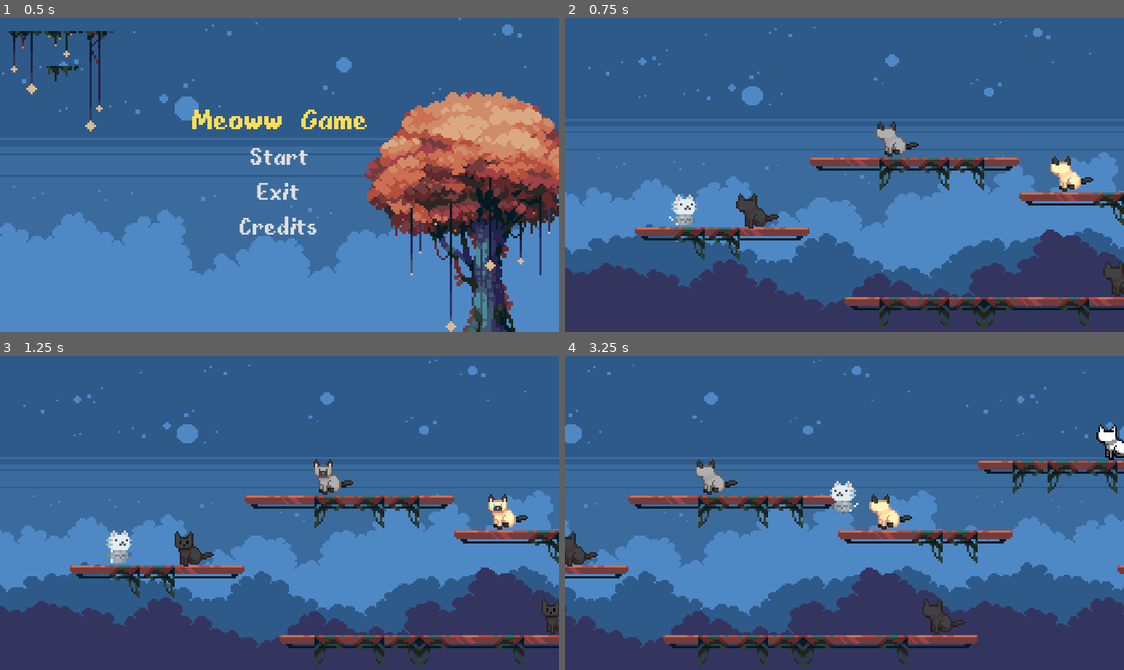
Above: before the commit, frames 1-4 (two rows, left to right).
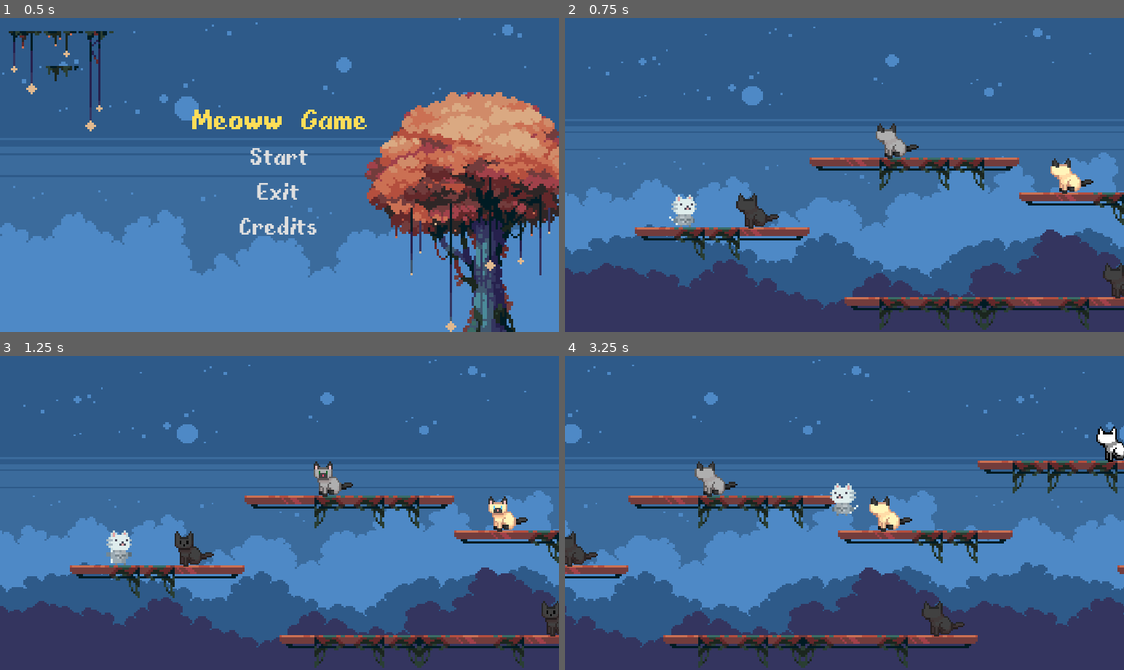
Above: after the commit, the same moments.

Repository: Cataaa0/Jueguito-Meowww
Game: Godot game, scene res://ui/main_menu.tscn
Two runs of this game, one before a commit and one after it. Both use one fixed random seed, a clock stepped at 60 frames per second and the inputs below.
Inputs:
- Up to frame 1 (0.5 s): no input
- Up to frame 2 (0.75 s): click "Start" at 0.5 s
- Up to frame 3 (1.25 s): no input
- Up to frame 4 (3.25 s): hold D (move_right) 1.28-2.78 s; tap W (jump) at 1.52, 2.27 s; hold A (move_left) from 2.78 s (still down)

Frame 1 is identical in both runs. In frame 2, 0.6% of the frame differs, in the area x 55-100%, y 32-90%; in frame 3, 0.6%; in frame 4, 1.3%, in the area x 0-100%, y 1-93%.

Commit message:
add gravity enemy

Diff:
--- a/script/enemy.gd
+++ b/script/enemy.gd
@@ -7,6 +7,8 @@
 
 @onready var animation_player = $AnimationPlayer
 @onready var sprite_2d = $Sprite2D
+
+const GRAVITY = 600
 
 enum enum_inconsistencias {COLOR, NAME, PROFESSION}
 
@@ -32,6 +34,11 @@
 	randomize_name()
 	randomize_profession()
 
+func _physics_process(delta):
+	if not is_on_floor():
+		velocity.y += GRAVITY * delta
+	move_and_slide()
+
 func randomize_name():
 	cat_name =randi()%cat_names.size()
 
